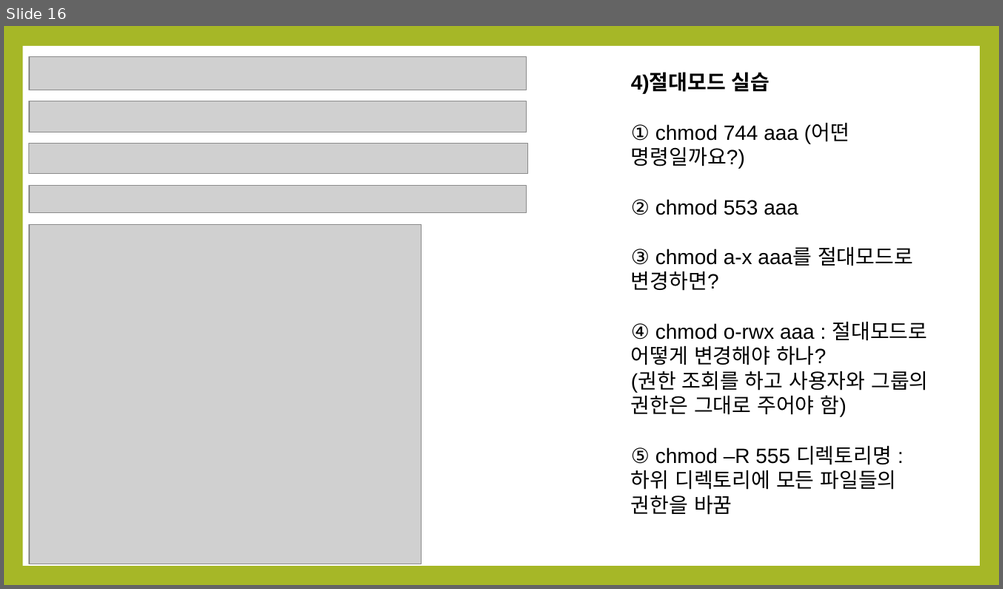
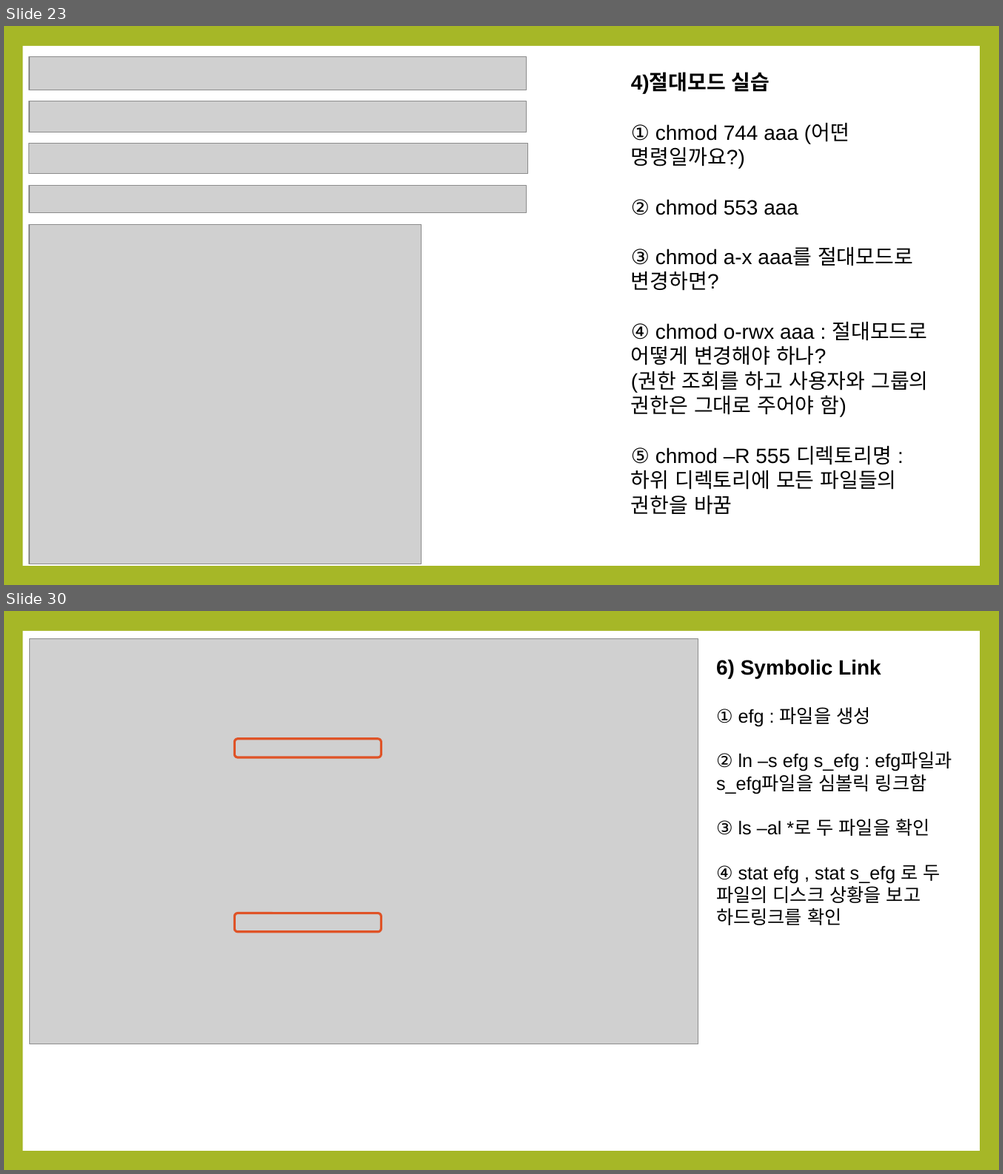
Before and after one commit to noheul1030/KOPO-Linux, a slide deck: 리눅스(v2023)/과제PPT/리눅스5강PPT.pptx. Shown one above the other, each under a label of ours: slide 16 before the commit, slides 23 and 30 after it; the slides between them are not shown. The pictures are 1003x589 and 1003x1174 pixels, drawn with LibreOffice and Linux fonts; fonts in the diff are those of the drawing; grey boxes stand for pictures. Boxes give left, top, right and bottom in pixels: in the first picture for what was removed or moved away, otherwise in the second. Text is boxed around its words. In the diff, an @@ line names an element or a change of style, - is before the commit and + after.

```diff
--- a/리눅스(v2023)/과제PPT/리눅스5강PPT.pptx
+++ b/리눅스(v2023)/과제PPT/리눅스5강PPT.pptx
@@ slide 30 added at (4, 611, 999, 1170), background #A6B727; not listed: 1 template element that a slide beside it also shows @@
@@ picture added at (30, 639, 699, 1045) @@
@@ text added at (716, 659, 940, 925), 18 pt, text #000000 @@
+6) Symbolic Link
+① efg : 파일을 생성
+② ln –s efg s_efg : efg파일과 s_efg파일을 심볼릭 링크함
+③ ls –al *로 두 파일을 확인
+④ stat efg , stat s_efg 로 두 파일의 디스크 상황을 보고 하드링크를 확인
@@ rounded rectangle added at (235, 738, 381, 758), outline #DF5327 2.25 pt @@
@@ rounded rectangle added at (235, 913, 381, 932), outline #DF5327 2.25 pt @@
@@ what was slide 16 is now slide 23 @@
```
Also in this commit, not shown: 23 other slides added, 1 other file.
